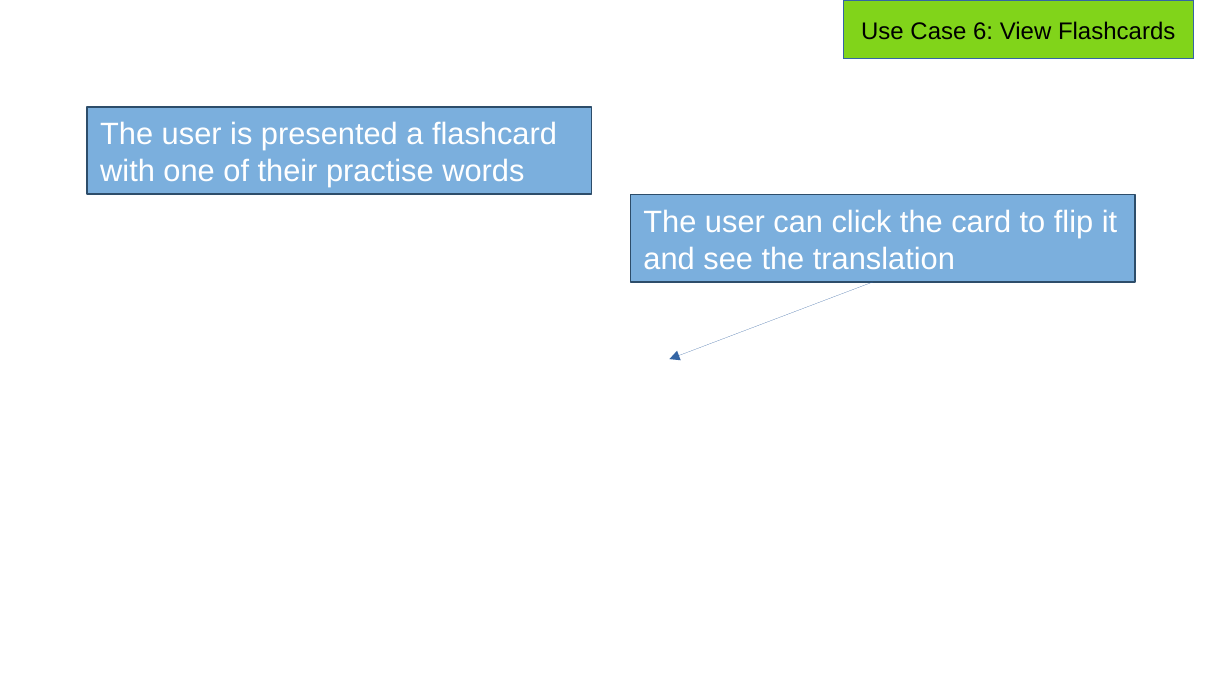
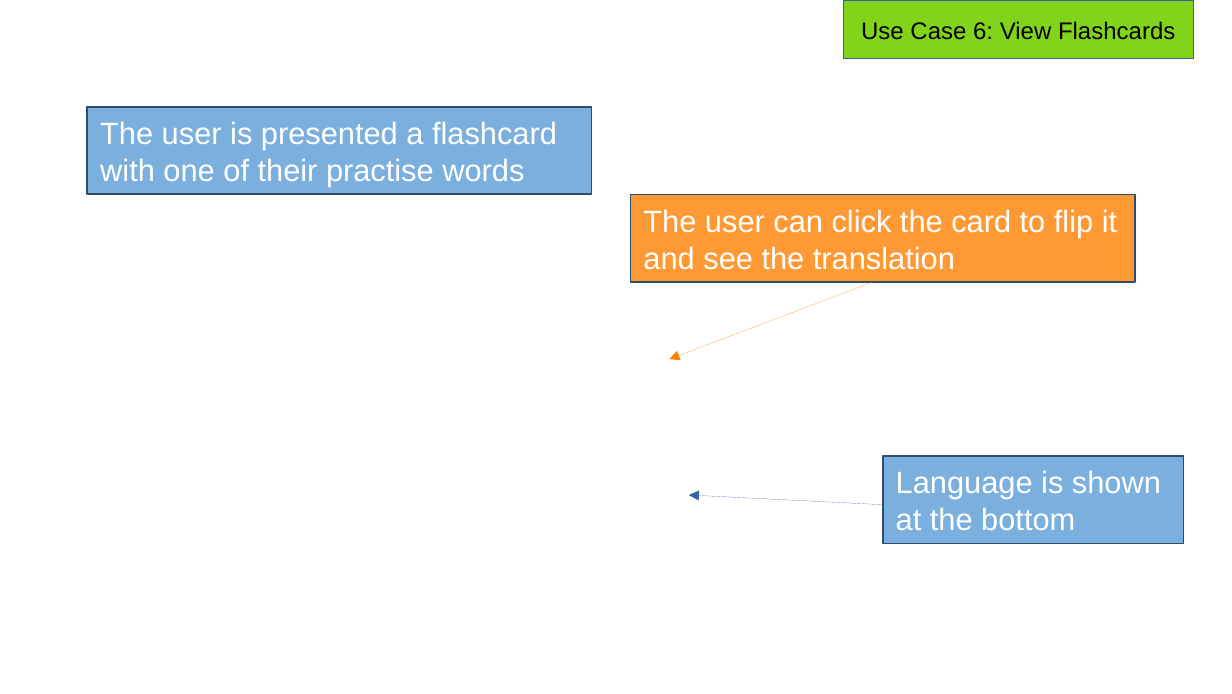
Before and after one commit to SaltyW123/gp20, a slide deck: slide 28 of dev/20200218/osp1/UI-Spec-Presentation/Demo_of_UI.odp. Drawn at 1232x694 pixels with LibreOffice and Linux fonts; fonts in the diff are those of the drawing; background and template pictures are left out. Boxes give left, top, right and bottom in pixels: in the first picture for what was removed or moved away, otherwise in the second. Text is boxed around its words. In the diff, an @@ line names an element or a change of style, - is before the commit and + after.

```diff
--- a/dev/20200218/osp1/UI-Spec-Presentation/Demo_of_UI.odp
+++ b/dev/20200218/osp1/UI-Spec-Presentation/Demo_of_UI.odp
@@ rectangle "The user can click the ..." at <box>631,195,1135,282</box>: fill #5B9BD5 at 80% opacity to #FF8000 at 80% opacity @@
@@ arrow (873, 282) - (669, 359): stroke #3465A4 0 pt to #FF8000 0 pt @@
@@ rectangle added at <box>883,456,1184,543</box>, fill #5B9BD5 at 80% opacity, outline #2D4D6A 0.99 pt, 18 pt, text #FFFFFF @@
+Language is shown at the bottom
@@ arrow added from (883, 504) to (689, 495), #3465A4 0 pt @@
```
Also in this commit, not shown: 15 other slides changed, 1 slide added, 21 other files.
